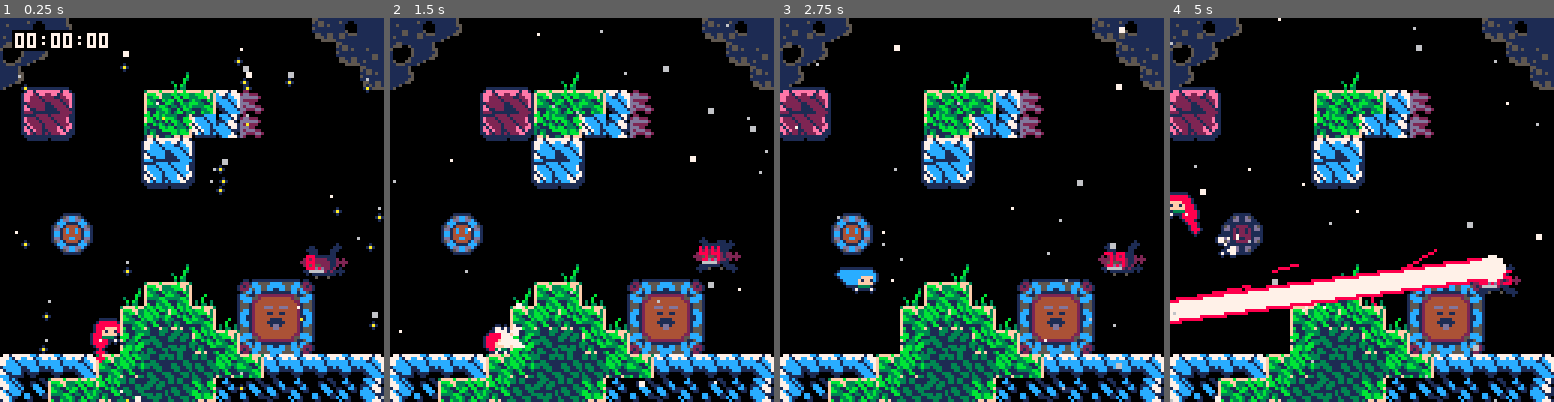
Above: before the commit, frames 1-4 (left to right).
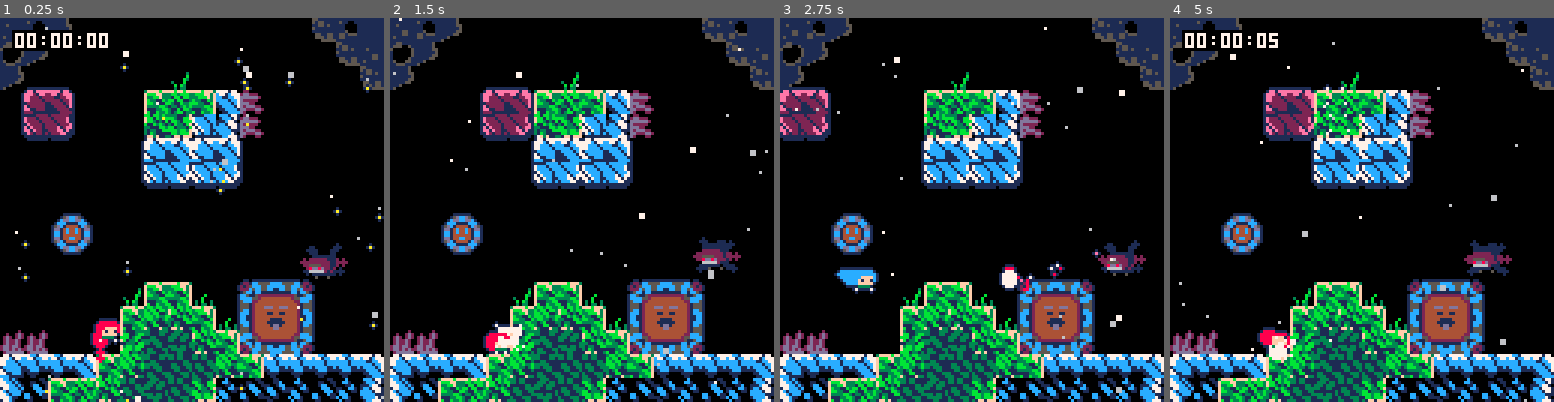
Above: after the commit, the same moments.

Repository: CelesteClassic/newleste.p8
Game: PICO-8 cartridge reflection.p8
The game is run twice, just before and just after one commit, with the same random seed, the same clock (stepped at 60 frames per second) and the same inputs.
Inputs:
- Up to frame 1 (0.25 s): no input
- Up to frame 2 (1.5 s): tap X (X key) at 0.33, 1.07 s; tap O (Z key) at 0.7 s
- Up to frame 3 (2.75 s): hold Right 1.6-2.1 s; tap O (Z key) at 1.7, 2.1, 2.5 s; tap X (X key) at 1.85 s; hold Up 2.15-2.42 s; hold Right from 2.47 s (still down)
- Up to frame 4 (5 s): tap O (Z key) every 0.4 s from 2.9 to 4.9 s; tap X (X key) at 2.97, 4.08 s; release Right at 3.03 s; hold Left 3.08-3.58 s; hold Down 3.63-3.97 s; hold Right 4.02-4.68 s; hold Up from 4.73 s (still down)

The runs differ from the first frame. In frame 1, 2.5% of the frame differs, in the area x 0-83%, y 2-98%; in frame 2, 3.1%; in frame 3, 3.4%; in frame 4, 16%, in the area x 0-97%, y 0-100%.

Commit message:
Implement loading attack phases in level strings

Diff:
--- a/reflection.p8
+++ b/reflection.p8
@@ -1036,8 +1036,7 @@
     target_x,target_y=x,y
     rx,ry=x,y
     --hitbox=rectangle(-4,-2,16,12)
-    attack=2 --hardcoded for now, will eventually be loaded from level table
-    --b=_ENV
+    attack=boss_phases[1]
     attack_timer=0
   end,
   update=function(_ENV)
@@ -1065,6 +1064,7 @@
             freeze=10
           end
           next_node+=1
+          attack=boss_phases[next_node]
 
           hit.dash_time=4
           hit.djump=_g.max_djump
@@ -1145,7 +1145,9 @@
     end
     draw_obj_sprite(_ENV)
     pal()
-    ?attack_timer,x,y,8
+--    ?attack_timer,x,y,8
+--    ?next_node,x,y+6
+--    ?boss_phases[next_node],x,y+13
 
   end
 }
@@ -1288,6 +1290,7 @@
   update=function(_ENV)
     timer+=1
     local p=find_player()
+    if p then
     if timer<30 then
       playerx,playery=appr(playerx or badeline.x,p.x,10),appr(playery or badeline.y,p.y,10)
     elseif timer==45 then
@@ -1306,6 +1310,9 @@
         del(particles,p)
       end
     end)
+    else
+    	destroy_object(_ENV)
+    end
   end,
   draw=function(_ENV)
     local timer=timer
@@ -1466,7 +1473,7 @@
     x,y,
     dx/d,dy/d
 
-    --start=true
+    --this.start=true
   end,
   update=function(_ENV)
     if timer>0 then
@@ -1730,6 +1737,7 @@
   lvl_x,lvl_y,lvl_w,lvl_h=tbl[1]*16,tbl[2]*16,tbl[3]*16,tbl[4]*16
   lvl_pw=lvl_w*8
   lvl_ph=lvl_h*8
+  boss_phases=split(tbl[5],"/")
 
 
   --drawing timer setup
@@ -2029,9 +2037,9 @@
 --[map metadata]
 
 --level table
---"x,y,w,h"
+--"x,y,w,h|phase.phase.phase..."
 levels={
-	"0,0,1,1",
+	"0,0,1,1,1/1/2",
   "1,0,3,1"
 }
 
@@ -2327,15 +2336,15 @@
 730000000000002c000000000000007100000000000000000000000000000000000000000000000000000000000000000000000000000000000000000000000000000000000000000000000000000000000000000000000000000000000000000000000000000000000000000000000000000000000000000000000000000000
 4d90000090002526272312000000000000000000000000000000000000000000000000000000000000000000000000000000000000000000000000000000000000000000000000000000000000000000000000000000000000000000000000000000000000000000000000000000000000000000000000000000000000000000
 4c00000000003537313012000000000000000000000000000000000000000000000000000000000000000000000000000000000000000000000000000000000000000000000000000000000000000000000000000000000000000000000000000000000000000000000000000000000000000000000000000000000000000000
-0000000000004d91000000000000000000000000000000000000000000000000000000000000000000000000000000000000000000000000000000000000000000000000000000000000000000000000000000000000000000000000000000000000000000000000000000000000000000000000000000000000000000000000
-0000000000008100000000000000000000000000000000000000000000000000000000000000000000000000000000000000000000000000000000000000000000000000000000000000000000000000000000000000000000000000000000000000000000000000000000000000000000000000000000000000000000000000
+0000000000004d914b4c00000000000000000000000000000000000000000000000000000000000000000000000000000000000000000000000000000000000000000000000000000000000000000000000000000000000000000000000000000000000000000000000000000000000000000000000000000000000000000000
+00000000000081004c0000008100000000000000000000000000000000000000000000000000000000000000000000000000000000000000000000000000000000000000000000000000000000000000000000000000000000000000000000000000000000000000000000000000000000000000000000000000000000000000
 000000000a000000000000000000000000000000000000000000000000000000000000000000000000000000000000000000000000000000000000000000000000000000000000000000000000000000000000000000000000000000000000000000000000000000000000000000000000000000000000000000000000000000
-0000440000810000000000000000000000000000000000000000000000000000000000000000000000000000000000000000000000000000000000000000000000000000000000000000000000000000000000000000000000000000000000000000000000000000000000000000000000000000000000000000000000000000
+0000440000000000000000000000000000000000000000000000000000000000000000000000000000000000000000000000000000000000000000000000000000000000000000000000000000000000000000000000000000000000000000000000000000000000000000000000000000000000000000000000000000000000
 0000000000000000000000000000000000000000000000000000000000000000000000000000000000000000000000000000000000000000000000000000000000000000000000000000000000000000000000000000000000000000000000000000000000000000000000000000000000000000000000000000000000000000
-000080000000912c00000000004a0000000000000a0000000000000000000000000000000000000000000000000000000000000000000000000000000000000000000000000000000000000000000000000000000000000000000000000000000000000000000000000000000000000000000000000000000000000000000000
+000080000000910000000000004a0000000000000a0000000000000000000000000000000000000000000000000000000000000000000000000000000000000000000000000000000000000000000000000000000000000000000000000000000000000000000000000000000000000000000000000000000000000000000000
 00000000002c25273c0040414100000000000000000000000000000000000000000000000000000000000000000000000000000000000000000000000000000000000000000000000000000000000000000000000000000000000000000000000000000000000000000000000000000000000000000000000000000000000000
 0000000000253635273c50000000000000000000000000000000000000000000000000000000000000000000000000000000000000000000000000000000000000000000000000000000000000000000000000000000000000000000000000000000000000000000000000000000000000000000000000000000000000000000
-0000000001243a2b352750000000000001000000000000000000000000000000000000000000000000000000000000000000000000000000000000000000000000000000000000000000000000000000000000000000000000000000000000000000000000000000000000000000000000000000000000000000000000000000
+1010000001243a2b352750000000000001000000000000000000000000000000000000000000000000000000000000000000000000000000000000000000000000000000000000000000000000000000000000000000000000000000000000000000000000000000000000000000000000000000000000000000000000000000
 2122222325363a2a2a3627222222222323000000000000000000000000000000000000000000000000000000000000000000000000000000000000000000000000000000000000000000000000000000000000000000000000000000000000000000000000000000000000000000000000000000000000000000000000000000
 20292526352a2b2a373929383929393026000000000000000000000000000000000000000000000000000000000000000000000000000000000000000000000000000000000000000000000000000000000000000000000000000000000000000000000000000000000000000000000000000000000000000000000000000000
 
Not shown, changed: 24 lines of the sprite sheet (__gfx__) section of reflection.p8
